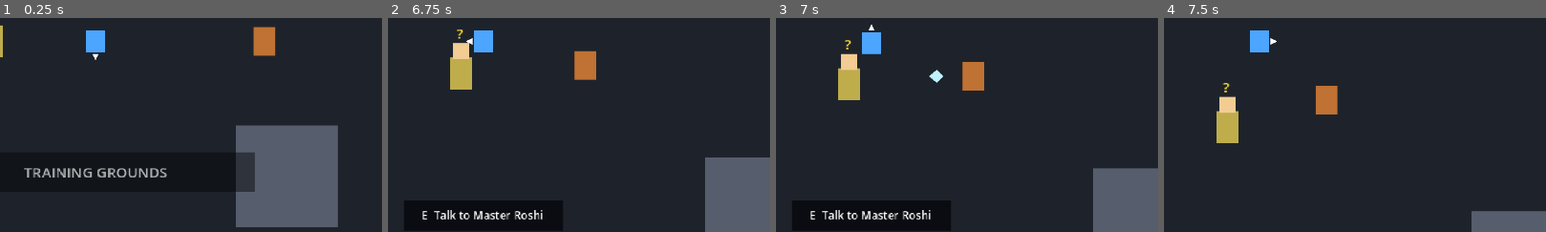
Above: before the commit, frames 1-4 (left to right).
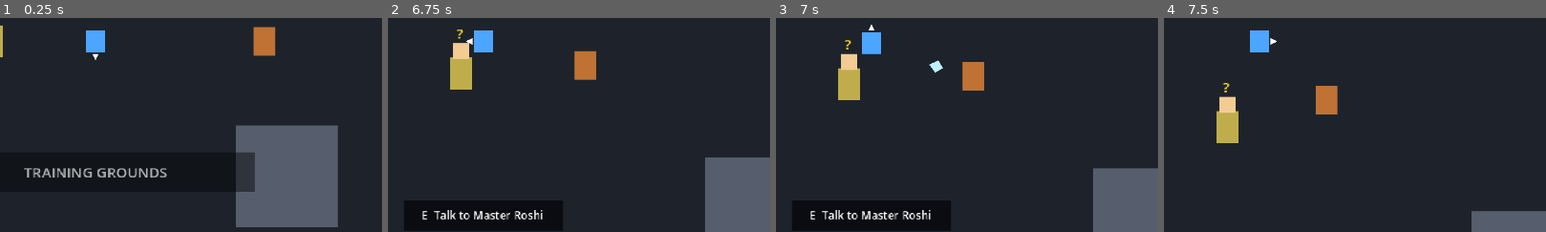
Above: after the commit, the same moments.

Repository: kikajima/dragonballsoullegacy
Game: Godot game, scene res://scenes/bootstrap/bootstrap.tscn
Same seed, same stepped clock (60 frames per second), same inputs: the game is played once before the commit and once after it.
Inputs:
- Up to frame 1 (0.25 s): no input
- Up to frame 2 (6.75 s): tap Enter (ui_accept) at 0.5, 0.77, 1.52, 3.02, 3.5, 3.77, 4.52, 5, 5.75, 6.02, 6.5 s; hold D (move_right) 0.53-1.28 s; hold K (ki_blast) 0.53-1.28 s; hold S (move_down) 1.28-2.03 s; tap J (attack) at 1.35 s; tap K (ki_blast) at 1.55, 2.3, 3.05, 3.8, 4.55, 6.05 s; hold D (move_right) 2.03-2.78 s; hold Shift (block) 2.03-2.78 s; hold W (move_up) 2.78-3.53 s; tap L (charge_ki) at 2.85 s; hold Space (dash) 3.53-4.28 s; hold A (move_left) 3.53-5.03 s; tap E (interact) at 4.35 s; hold S (move_down) 5.03-5.78 s; hold K (ki_blast) 5.03-5.78 s; hold D (move_right) 5.78-6.53 s; tap I (kick) at 5.85 s; hold W (move_up) from 6.53 s (still down); hold K (ki_blast) from 6.53 s (still down); tap Q (quick_item) at 6.6 s
- Up to frame 3 (7 s): keep holding W (move_up); keep holding K (ki_blast); tap Enter (ui_accept) at 6.77 s
- Up to frame 4 (7.5 s): release W (move_up) at 7.28 s; release K (ki_blast) at 7.28 s; hold D (move_right) from 7.28 s (still down); tap K (ki_blast) at 7.35 s
The pictures show only the part of the screen within x 38-88%, y 45-94%; the shares and areas given below are measured in that part.

Frames 1-2 are identical in both runs. In frame 3, 0.2% of the frame differs, in the area x 40-44%, y 19-31%; in frame 4, nothing differs.

Commit message:
fix: aim enemy Ki at player and cancel casts on defeat

Diff:
--- a/actors/enemies/debug_goku_enemy.gd
+++ b/actors/enemies/debug_goku_enemy.gd
@@ -300,7 +300,14 @@
 	melee_combat_component.cancel_attack()
 	_current_facing = _facing_toward(_target.global_position)
 
-	if ki_blast_component.start_cast(_current_facing):
+	var aim_direction: Vector2 = (
+		_target.global_position - global_position
+	).normalized()
+
+	if ki_blast_component.start_cast(
+		_current_facing,
+		aim_direction
+	):
 		state_machine.change_state(
 			ki_blast_component.get_cast_state()
 		)
@@ -477,6 +484,7 @@
 	_defeated = true
 	guard_component.set_guarding(false)
 	ai_component.clear_defense()
+	ki_blast_component.cancel_cast()
 	melee_combat_component.cancel_attack()
 	knockback_component.stop(self)
 	movement_component.stop(self)
